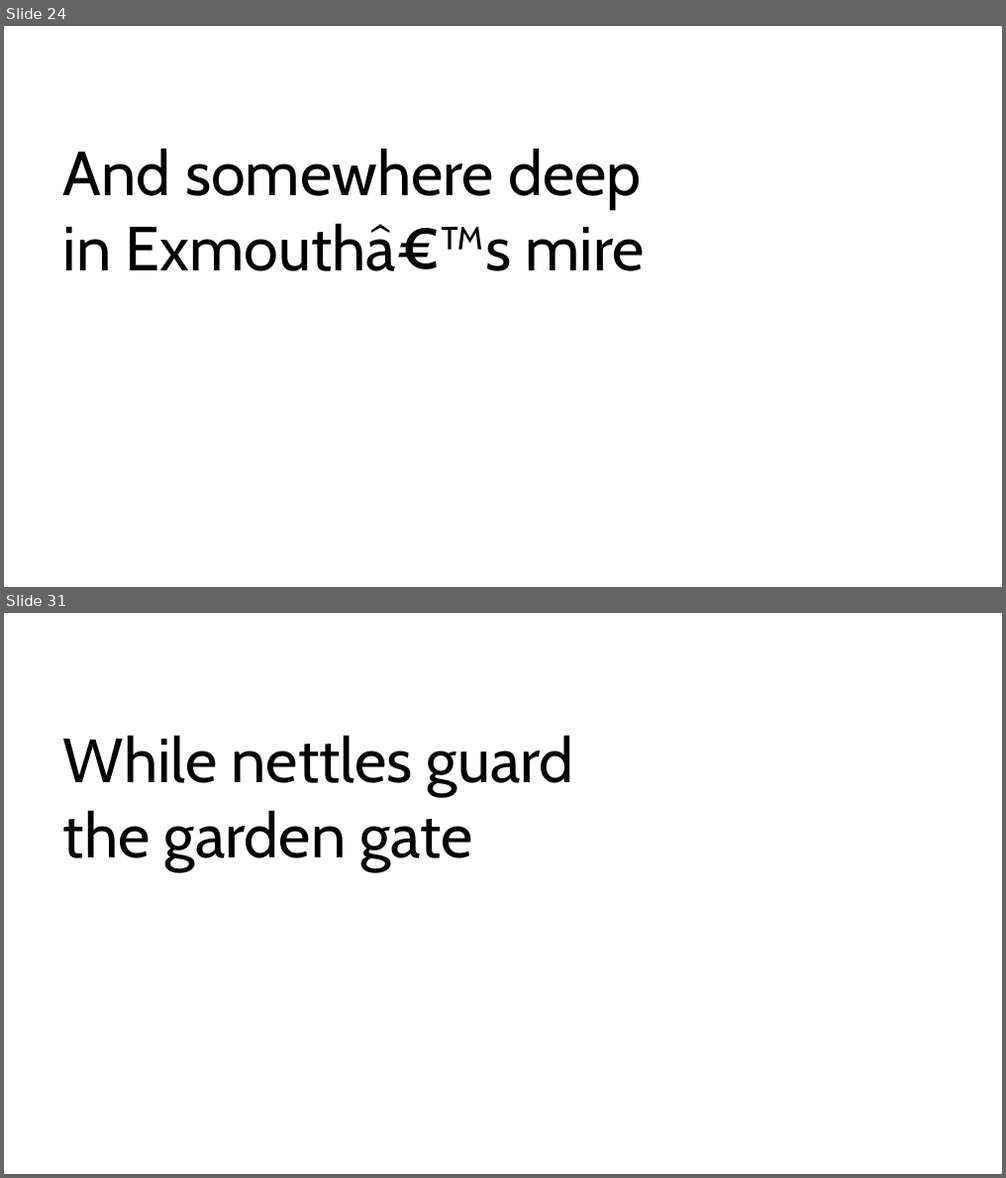
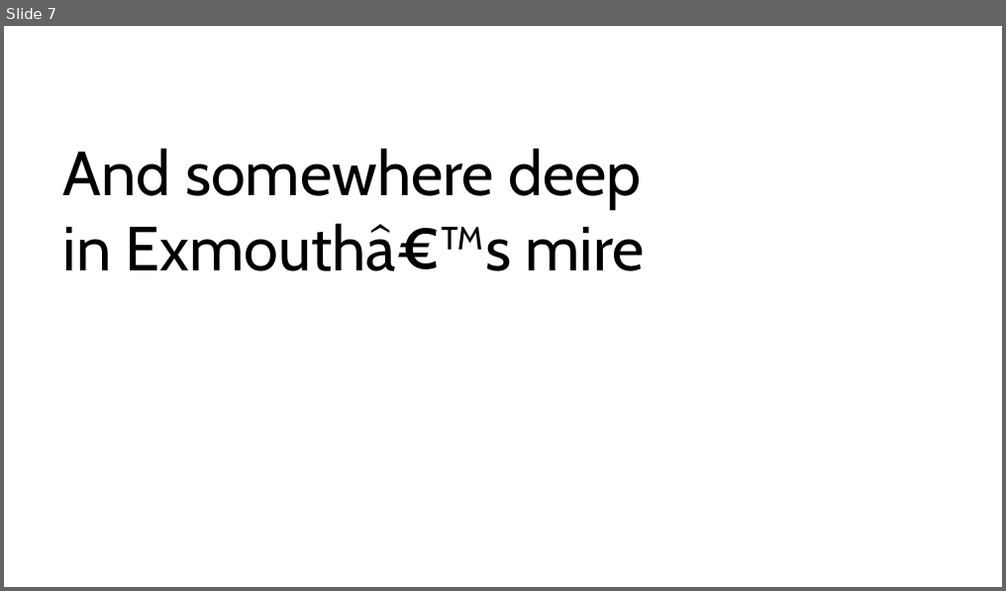
Before and after one commit to aadennis/VbaSandbox, a slide deck: PowerPointVba/PowerPointVba.pptm. Shown one above the other, each under a label of ours: slides 24 and 31 before the commit, slide 7 after it; the slides between them are not shown. The pictures are 1006x1178 and 1006x591 pixels, drawn with LibreOffice and Linux fonts; fonts in the diff are those of the drawing. Boxes give left, top, right and bottom in pixels: in the first picture for what was removed or moved away, otherwise in the second. Text is boxed around its words. In the diff, an @@ line names an element or a change of style, - is before the commit and + after.

```diff
--- a/PowerPointVba/PowerPointVba.pptm
+++ b/PowerPointVba/PowerPointVba.pptm
@@ slide 31 removed at (4,613,1002,1174), background #FFFFFF @@
@@ text removed at (63,735,574,872) @@
-While nettles guard the garden gate
@@ what was slide 24 is now slide 7 @@
```
Also in this commit, not shown: 32 other slides removed.
